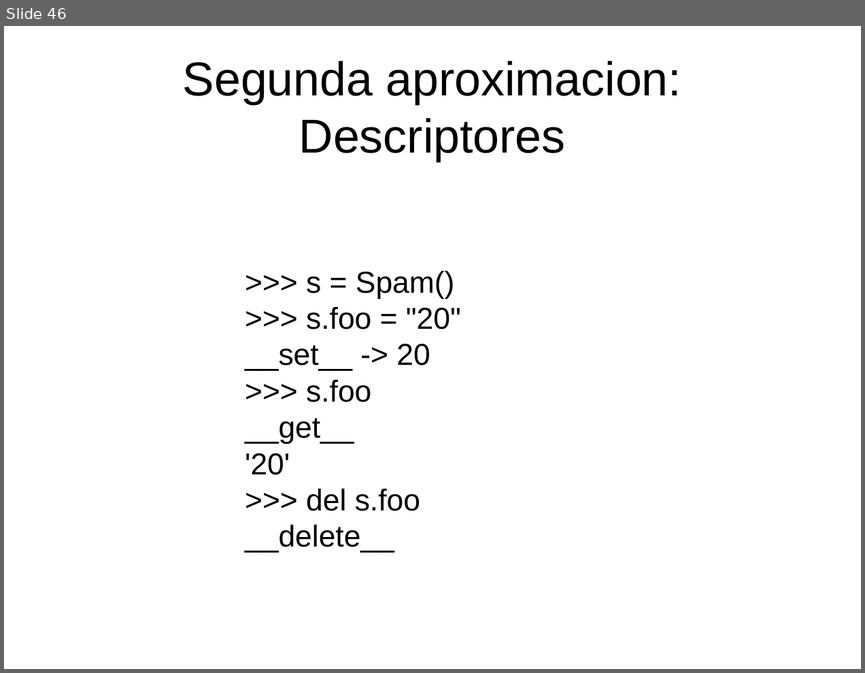
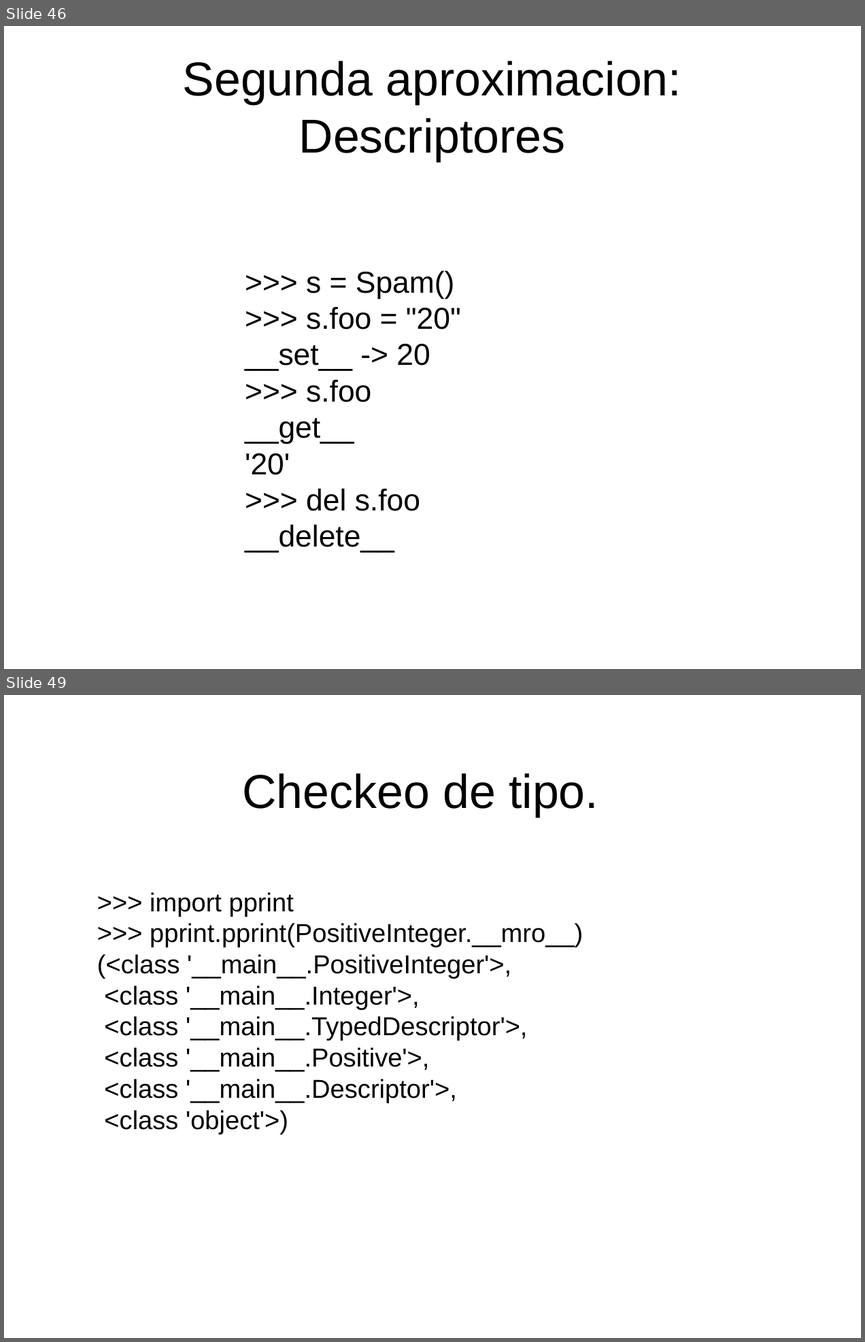
Before and after one commit to niwinz/niwi-slides, a slide deck: meta-py3/slides.odp. Shown one above the other, each under a label of ours: slide 46 before the commit, slides 46 and 49 after it; the slides between them are not shown. The pictures are 865x673 and 865x1342 pixels, drawn with LibreOffice and Linux fonts; fonts in the diff are those of the drawing. Boxes give left, top, right and bottom in pixels: in the first picture for what was removed or moved away, otherwise in the second. Text is boxed around its words. In the diff, an @@ line names an element or a change of style, - is before the commit and + after.

```diff
--- a/meta-py3/slides.odp
+++ b/meta-py3/slides.odp
@@ slide 49 added at [4, 695, 861, 1338], background #FFFFFF @@
@@ title added at [242, 773, 598, 817], 44 pt, text #000000 @@
+Checkeo de tipo.
@@ text added at [97, 892, 583, 1134], 24 pt, text #000000 @@
+>>> import pprint
+>>> pprint.pprint(PositiveInteger.__mro__)
+(<class '__main__.PositiveInteger'>,
+<class '__main__.Integer'>,
+<class '__main__.TypedDescriptor'>,
+<class '__main__.Positive'>,
+<class '__main__.Descriptor'>,
+<class 'object'>)
```
Also in this commit, not shown: 2 slides changed, 18 other slides added.
